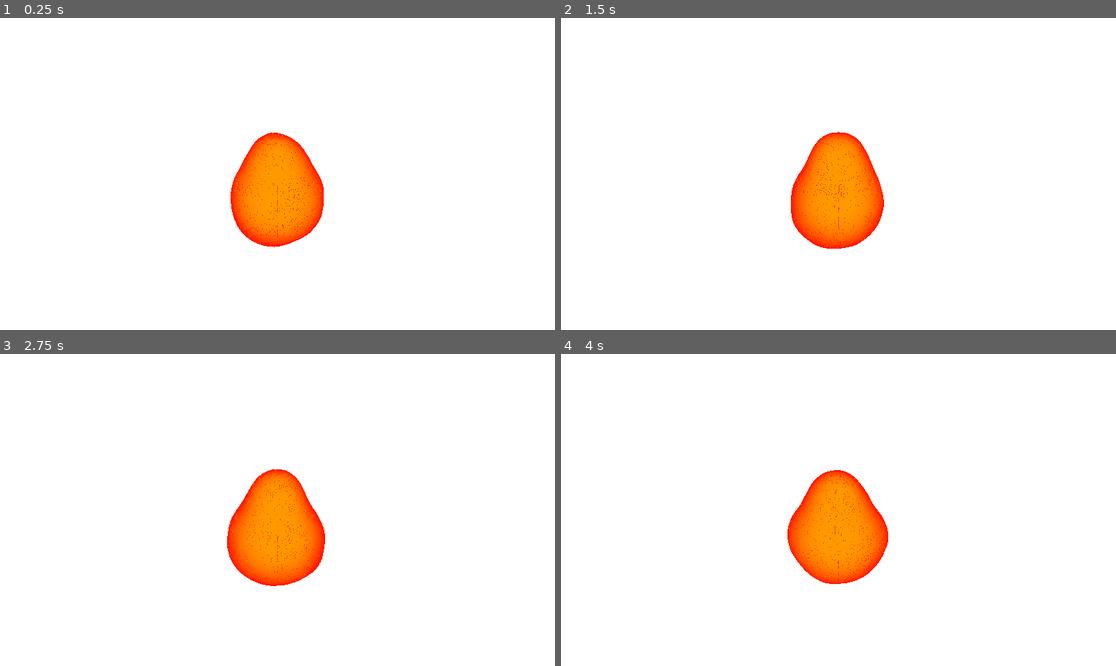
Above: before the commit, frames 1-4 (two rows, left to right).
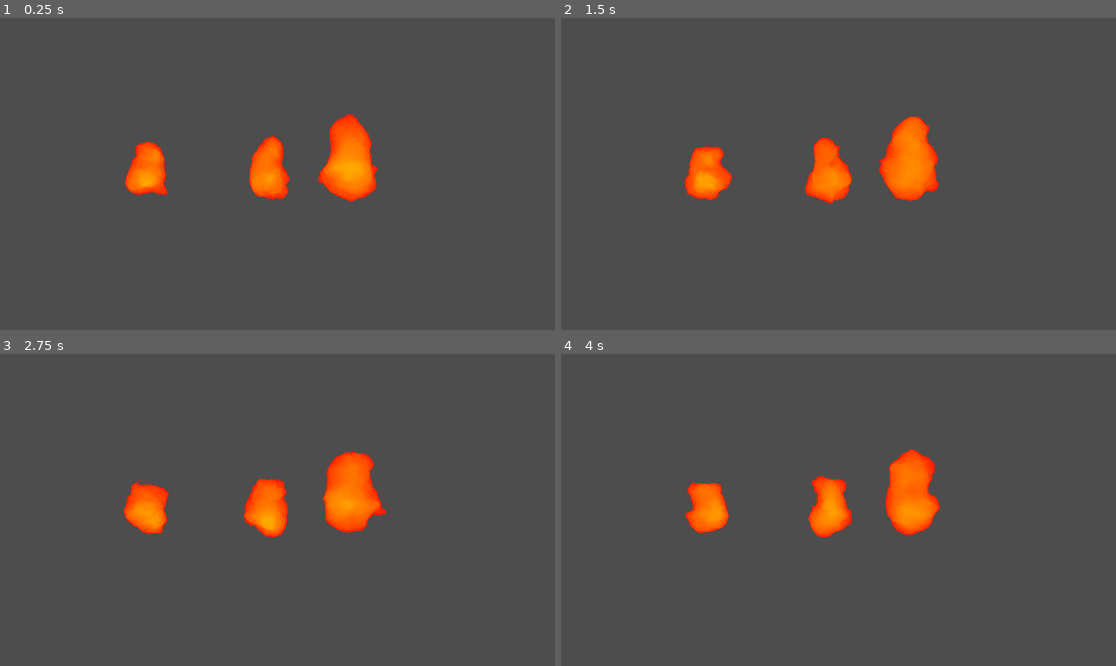
Above: after the commit, the same moments.

Repository: watson-disambiguation/shader-demos
Game: Godot game, scene res://flame_demo.tscn
Two runs of this game, one before a commit and one after it. Both use one fixed random seed, a clock stepped at 60 frames per second and the inputs below. Before the commit the project starts from res://Prefabs/3Dsdf.tscn.
Inputs:
- Up to frame 1 (0.25 s): no input
- Up to frame 2 (1.5 s): no input
- Up to frame 3 (2.75 s): no input
- Up to frame 4 (4 s): no input

The runs differ from the first frame. In frame 1, 100% of the frame differs, in the area x 0-100%, y 0-100%; in frame 2, 100%; in frame 3, 100%; in frame 4, 100%.

Commit message:
shaded based on depth through raycast, added random seeds

Diff:
--- /dev/null
+++ b/Prefabs/SDFFlame.gd
@@ -0,0 +1,24 @@
+extends Node3D
+
+@onready var mesh = $MeshInstance3D
+# Called when the node enters the scene tree for the first time.
+func _ready():
+	var mat: ShaderMaterial = mesh.get_active_material(0)
+	mat = mat.duplicate()
+	mesh.set_surface_override_material(0,mat)
+	var noise_tex = NoiseTexture3D.new()
+	noise_tex.seamless = true
+	noise_tex.seamless_blend_skirt = 0.7
+	var noise = FastNoiseLite.new()
+	noise.noise_type = FastNoiseLite.TYPE_PERLIN
+	noise.frequency = 0.05
+	noise.seed = randi()
+	noise_tex.noise = noise
+	mat.set_shader_parameter("noiseTex",noise_tex)
+
+
+
+
+# Called every frame. 'delta' is the elapsed time since the previous frame.
+func _process(delta):
+	pass
--- a/Prefabs/3Dsdf.tscn
+++ b/Prefabs/SDFFlame.tscn
@@ -1,44 +1,44 @@
 [gd_scene load_steps=7 format=3 uid="uid://bkcmhpnkrpc5t"]
 
 [ext_resource type="Shader" path="res://Shaders/3Dsdf.gdshader" id="1_8mymq"]
+[ext_resource type="Script" path="res://Prefabs/SDFFlame.gd" id="1_vdpew"]
 
 [sub_resource type="FastNoiseLite" id="FastNoiseLite_p3ti0"]
+noise_type = 3
+seed = 170
+frequency = 0.0355
 
 [sub_resource type="NoiseTexture3D" id="NoiseTexture3D_weoqs"]
+resource_local_to_scene = true
 seamless = true
 seamless_blend_skirt = 0.701
 noise = SubResource("FastNoiseLite_p3ti0")
 
 [sub_resource type="ShaderMaterial" id="ShaderMaterial_efa4c"]
+resource_local_to_scene = true
 render_priority = 0
 shader = ExtResource("1_8mymq")
 shader_parameter/innerColor = Color(1, 0.6, 0, 1)
 shader_parameter/outerColor = Color(1, 0.0823529, 0, 1)
-shader_parameter/noiseScale = 0.085
-shader_parameter/raycastStepSize = 0.01
-shader_parameter/raycastSteps = 100
-shader_parameter/sphereCenter1 = null
-shader_parameter/sphereRadius1 = 0.325
-shader_parameter/sphereCenter2 = Vector3(0, 0.32, 0)
-shader_parameter/sphereRadius2 = 0.16
-shader_parameter/mergeRadius = 0.155
+shader_parameter/noiseScale = 0.305
+shader_parameter/raycastLength = 1.0
+shader_parameter/raycastSteps = 50
+shader_parameter/sphereCenter1 = Vector3(0, -0.075, 0)
+shader_parameter/sphereRadius1 = 0.065
+shader_parameter/sphereCenter2 = Vector3(0, 0.22, 0)
+shader_parameter/sphereRadius2 = 0.01
+shader_parameter/mergeRadius = 0.285
+shader_parameter/depthMultiplier = 2.285
 shader_parameter/noiseTex = SubResource("NoiseTexture3D_weoqs")
 
 [sub_resource type="SphereMesh" id="SphereMesh_vasl7"]
 material = SubResource("ShaderMaterial_efa4c")
+radial_segments = 4
+rings = 3
 
-[sub_resource type="Environment" id="Environment_63m5f"]
-glow_enabled = true
-
-[node name="Node3D" type="Node3D"]
+[node name="SDF Flame" type="Node3D"]
+script = ExtResource("1_vdpew")
 
 [node name="MeshInstance3D" type="MeshInstance3D" parent="."]
 transform = Transform3D(1.365, 0, 0, 0, 1.365, 0, 0, 0, 1.365, 0.0263103, 0, 0.00196362)
 mesh = SubResource("SphereMesh_vasl7")
-
-[node name="DirectionalLight3D" type="DirectionalLight3D" parent="."]
-transform = Transform3D(0.592713, -0.000441416, 0.805414, -0.796641, 0.146874, 0.586337, -0.118553, -0.989155, 0.0867022, 0, 0, -3.66126)
-
-[node name="Camera3D" type="Camera3D" parent="."]
-transform = Transform3D(1, 0, 0, 0, 0.947277, 0.320415, 0, -0.320415, 0.947277, 0, 0.70637, 1.45129)
-environment = SubResource("Environment_63m5f")
--- a/Shaders/3Dsdf.gdshader
+++ b/Shaders/3Dsdf.gdshader
@@ -9,13 +9,14 @@
 uniform vec3 outerColor : source_color;
 uniform sampler3D noiseTex;
 uniform float noiseScale;
-uniform float raycastStepSize;
+uniform float raycastLength;
 uniform int raycastSteps;
 uniform vec3 sphereCenter1;
 uniform float sphereRadius1;
 uniform vec3 sphereCenter2;
 uniform float sphereRadius2;
 uniform float mergeRadius;
+uniform float depthMultiplier;
 
 const float h = 0.0001;
 
@@ -42,33 +43,36 @@
 
 
 
-vec3 raycast() {
+vec4 raycast() {
+	float raycastStepSize = raycastLength / float(raycastSteps);
 	vec3 raycastStep = viewDir * raycastStepSize;
 	vec3 startPos = pos - raycastStep * float(raycastSteps);
 	vec3 currPos = startPos;
+	float distThrough = 0.;
+	vec3 normal = vec3(0);
 	for(int i = 0; i < raycastSteps; i++) {
 		float sdfVal = sdf(currPos);
-		if(sdfVal < 0.) {
-			return normalize(sdfGradient(currPos));
-		}
+
+		distThrough += raycastStepSize * step(0,-sdfVal);
+
 		currPos += raycastStep;
 	}
-	return vec3(0);
+	return vec4(normal,distThrough);
 }
 
 void vertex() {
-	pos = (MODEL_MATRIX * vec4(VERTEX,1.)).xyz;
-	viewDir = normalize(pos - CAMERA_POSITION_WORLD);
+	pos = VERTEX;
+	mat4 invModelMatrix = inverse(MODEL_MATRIX);
+	viewDir = normalize(pos - (invModelMatrix * vec4(CAMERA_POSITION_WORLD,1.)).xyz);
 }
 
 void fragment() {
-	vec3 normal = raycast();
-	if(length(normal) < h) {
+	vec4 raycastResult = raycast();
+	vec3 normal = raycastResult.xyz;
+	float distThrough = raycastResult.w * depthMultiplier;
+	if(distThrough < h) {
 		discard;
 	}
-	NORMAL = normal;
-	float dotProduct = dot(normal,-viewDir);
-	dotProduct = smoothstep(0,1,dotProduct);
-	vec3 finalColor =  mix(outerColor,innerColor,dotProduct);
+	vec3 finalColor =  mix(outerColor,innerColor,distThrough);
 	ALBEDO = finalColor;
 }
--- /dev/null
+++ b/flame_demo.tscn
@@ -0,0 +1,17 @@
+[gd_scene load_steps=2 format=3 uid="uid://u1yfqrf2l21t"]
+
+[ext_resource type="PackedScene" uid="uid://bkcmhpnkrpc5t" path="res://Prefabs/SDFFlame.tscn" id="1_mcist"]
+
+[node name="FlameDemo" type="Node3D"]
+
+[node name="SDF Flame" parent="." instance=ExtResource("1_mcist")]
+transform = Transform3D(1, 0, 0, 0, 1, 0, 0, 0, 1, -0.173736, 0, 0)
+
+[node name="Camera3D" type="Camera3D" parent="."]
+transform = Transform3D(1, 0, 0, 0, 1, 0, 0, 0, 1, 0, 0, 3)
+
+[node name="SDF Flame2" parent="." instance=ExtResource("1_mcist")]
+transform = Transform3D(1, 0, 0, 0, 1, 0, 0, 0, 1, -2.42453, 0, -0.741873)
+
+[node name="SDF Flame3" parent="." instance=ExtResource("1_mcist")]
+transform = Transform3D(1, 0, 0, 0, 1, 0, 0, 0, 1, 0.831151, 0.133189, 0.54559)
--- a/project.godot
+++ b/project.godot
@@ -11,7 +11,7 @@
 [application]
 
 config/name="ShaderDemos"
-run/main_scene="res://Prefabs/3Dsdf.tscn"
+run/main_scene="res://flame_demo.tscn"
 config/features=PackedStringArray("4.1", "Forward Plus")
 config/icon="res://icon.svg"
 
